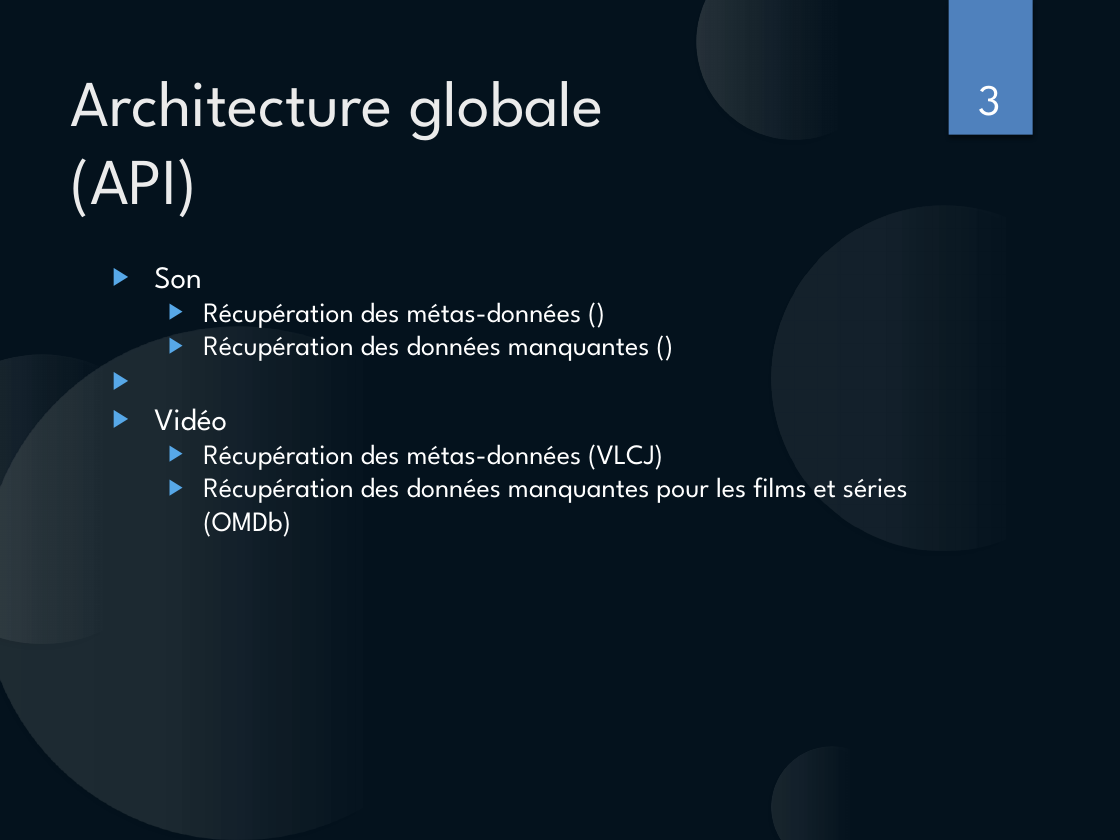
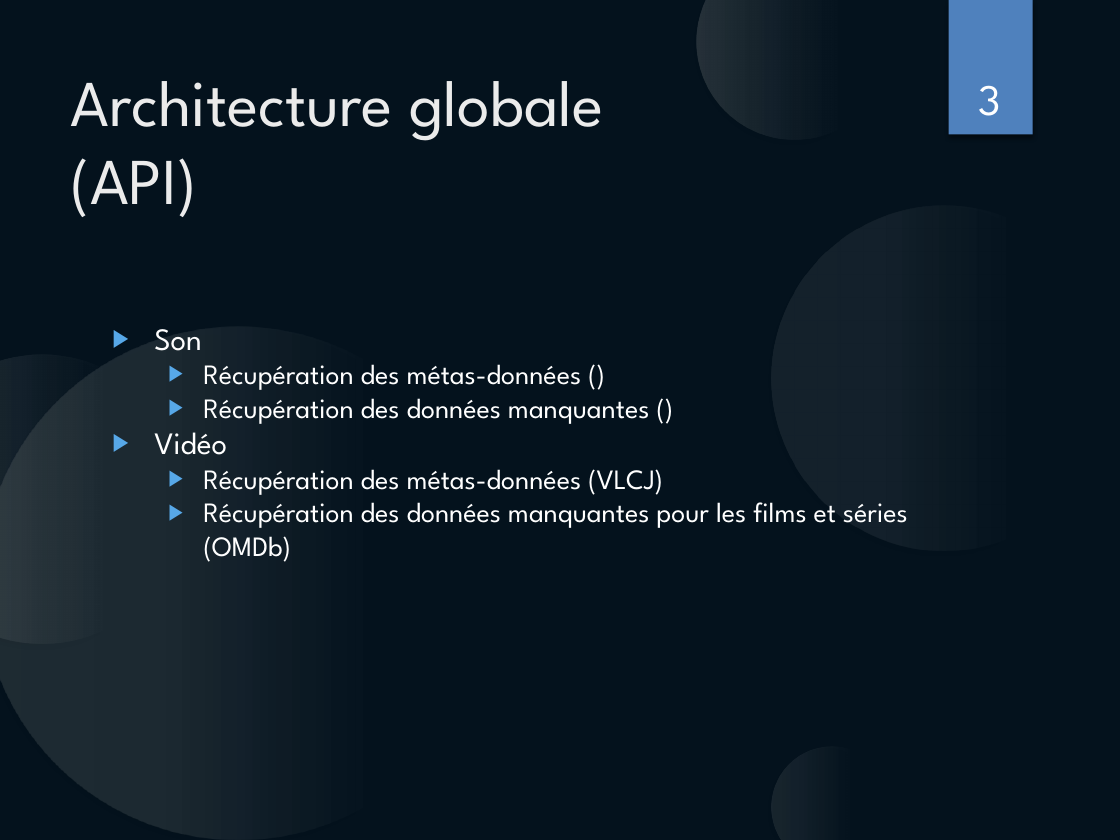
Before and after one commit to aroubaty/PDG_Project, a slide deck: slide 3 of Présentation/Architecture.pptx. Drawn at 1120x840 pixels with LibreOffice and Linux fonts; fonts in the diff are those of the drawing. Boxes give left, top, right and bottom in pixels: in the first picture for what was removed or moved away, otherwise in the second. Text is boxed around its words. In the diff, an @@ line names an element or a change of style, - is before the commit and + after.

```diff
--- a/Présentation/Architecture.pptx
+++ b/Présentation/Architecture.pptx
@@ text "Son" rewrapped from (x1=154, y1=267, x2=908, y2=537) to (x1=154, y1=329, x2=908, y2=562) @@
```
Also in this commit, not shown: 1 other slide changed, 2 slides added.
